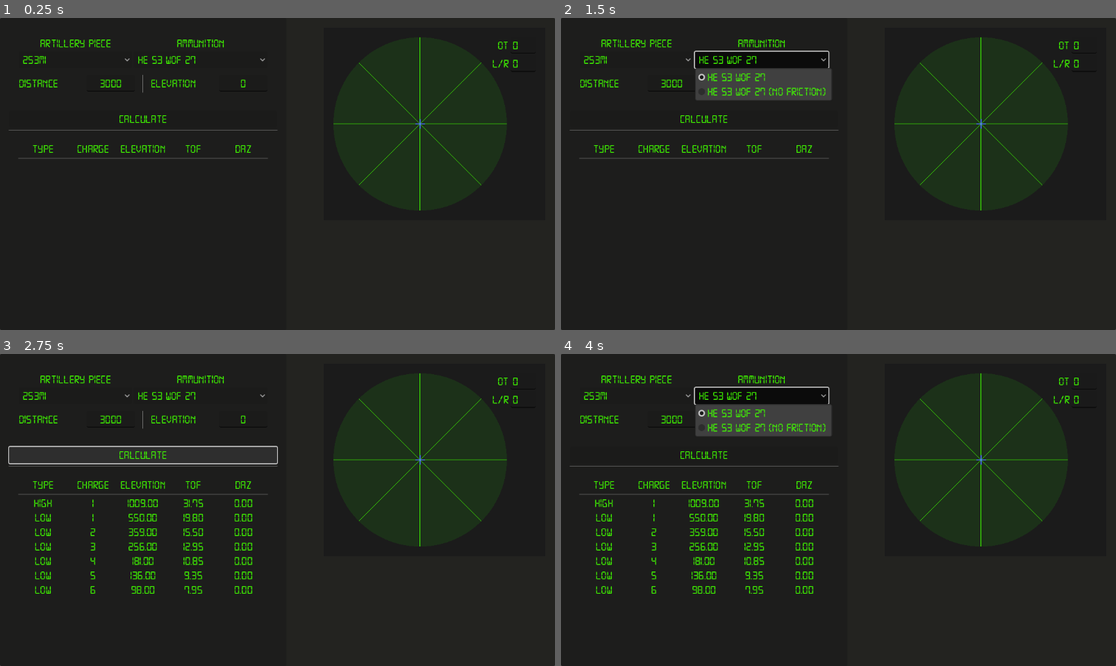
Above: before the commit, frames 1-4 (two rows, left to right).
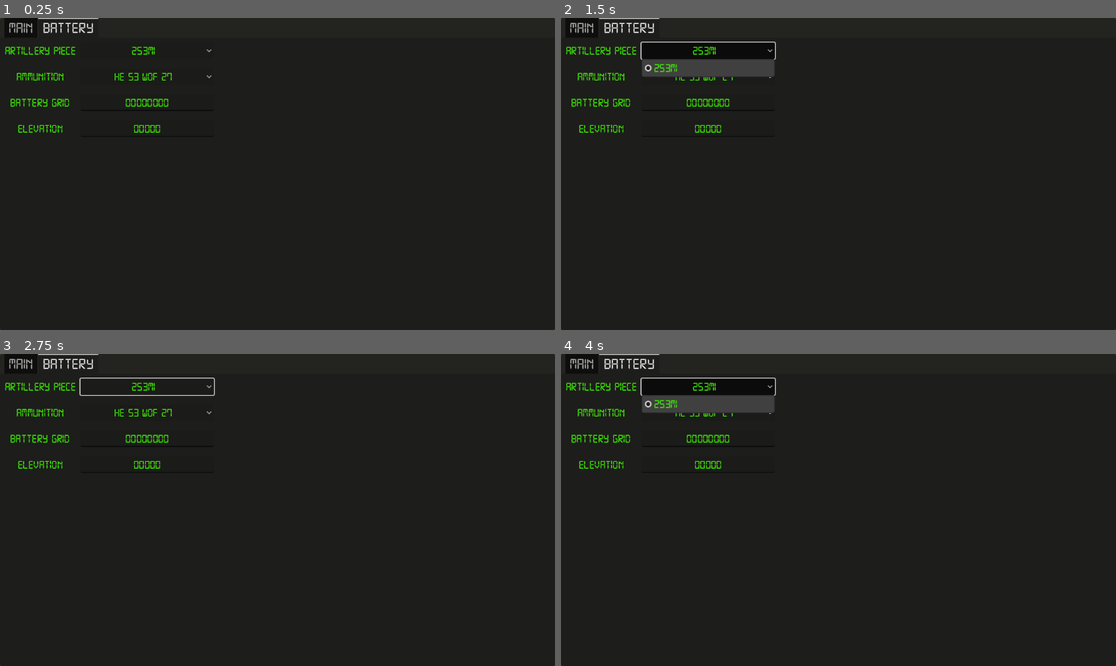
Above: after the commit, the same moments.

Repository: cparadis777/ArmaArtilleryPlanner
Game: Godot game, scene res://UI/main_ui.tscn
Same seed, same stepped clock (60 frames per second), same inputs: the game is played once before the commit and once after it.
Inputs (mouse positions are in pixels of both pictures, inside the frame that each line leads up to):
- Up to frame 1 (0.25 s): no input
- Up to frame 2 (1.5 s): click "2S3M1" at 0.5 s; click "HE 53 WOF 27" at 1.25 s
- Up to frame 3 (2.75 s): click (144, 453) at 2 s, where only the run before the commit has a clickable "Calculate"
- Up to frame 4 (4 s): click "2S3M1" at 2.75 s; click "HE 53 WOF 27" at 3.5 s

The runs differ from the first frame. In frame 1, 3.1% of the frame differs, in the area x 0-94%, y 0-62%; in frame 2, 6.1%; in frame 3, 5.3%; in frame 4, 7.6%, in the area x 0-94%, y 0-77%.

Commit message:
Big Rework of the UI to add tabs

Diff:
--- a/Resources/MainTheme.tres
+++ b/Resources/MainTheme.tres
@@ -180,6 +180,7 @@
 Button/colors/font_pressed_color = Color(0.254902, 1, 0, 1)
 Button/colors/icon_focus_color = Color(0.254902, 1, 0, 1)
 Button/font_sizes/font_size = 24
+HBoxContainer/constants/separation = 10
 Label/colors/font_color = Color(0.254902, 1, 0, 1)
 Label/font_sizes/font_size = 24
 Label/fonts/font = ExtResource("1_8axgl")
--- a/UI/main_ui.gd
+++ b/UI/main_ui.gd
@@ -1,11 +1,11 @@
 extends Control
 
 
-@export var pieces:Array[ArtilleryPiece]
+@export var pieces: Array[ArtilleryPiece]
 
 
-var active_piece:ArtilleryPiece : set = set_active_piece
-var active_shell:ArtilleryShell
+var active_piece: ArtilleryPiece: set = set_active_piece
+var active_shell: ArtilleryShell
 
 func _ready() -> void:
 	%PieceSelect.clear()
@@ -15,13 +15,13 @@
 	self.active_piece = self.pieces[0]
 	Arty.simulate_shot(
 		self.active_shell.base_velocity * self.active_piece.charges[3],
-			PI/4,
+			PI / 4,
 			int(%Elevation.text),
 			self.active_shell.air_friction
 	)
 
 
-func set_active_piece(piece:ArtilleryPiece) -> void:
+func set_active_piece(piece: ArtilleryPiece) -> void:
 	active_piece = piece
 	%AmmoSelect.clear()
 	for shell in piece.shells:
@@ -30,10 +30,10 @@
 	self.active_shell = piece.shells[0]
 
 
-func _on_piece_select_item_selected(index:int) -> void:
+func _on_piece_select_item_selected(index: int) -> void:
 	self.active_piece = self.pieces[index]
 
-func _on_ammo_select_item_selected(index:int) -> void:
+func _on_ammo_select_item_selected(index: int) -> void:
 	self.active_shell = self.active_piece.shells[index]
 
 func _on_calculate_pressed() -> void:
@@ -44,7 +44,7 @@
 func get_solutions() -> void:
 	var solutions = []
 	var distance = int(%Distance.text) + %Target.current_ot_adjustment #
-	var elevation = int(%Elevation.text)
+	var elevation = int(%Elevation.text) - int(%BATTELEV.text)
 
 	var result = Arty.caculate_lr_shift(distance, %Target.current_lr_adjustment)
 	distance = result[0]
--- a/UI/main_ui.tscn
+++ b/UI/main_ui.tscn
@@ -1,10 +1,11 @@
-[gd_scene load_steps=7 format=3 uid="uid://cd1idgc6v1tt5"]
-
-[ext_resource type="Script" path="res://UI/main_ui.gd" id="1_18al3"]
-[ext_resource type="Script" path="res://Script/resources/artillery_piece.gd" id="2_1mss6"]
+[gd_scene load_steps=8 format=3 uid="uid://cd1idgc6v1tt5"]
+
+[ext_resource type="Script" uid="uid://bbvn28ua630ru" path="res://UI/main_ui.gd" id="1_18al3"]
+[ext_resource type="Script" uid="uid://cmc6iqqnpi0r5" path="res://Script/resources/artillery_piece.gd" id="2_1mss6"]
 [ext_resource type="Resource" uid="uid://c0g70o45nje2c" path="res://Resources/pieces/2S3M1.tres" id="3_3mgtp"]
 [ext_resource type="PackedScene" uid="uid://ka5ai8xh4g83" path="res://UI/SolutionRow.tscn" id="4_3chno"]
-[ext_resource type="Script" path="res://UI/solutions_table.gd" id="4_g6vbv"]
+[ext_resource type="Script" uid="uid://cd6bpada0jmiy" path="res://UI/solutions_table.gd" id="4_g6vbv"]
+[ext_resource type="Theme" uid="uid://dqk16k73qpqe2" path="res://Resources/MainTheme.tres" id="4_pdhop"]
 [ext_resource type="PackedScene" uid="uid://d3qlum2yt1ahk" path="res://UI/Target.tscn" id="6_i5dfn"]
 
 [node name="MainUi" type="Control"]
@@ -29,196 +30,232 @@
 grow_vertical = 2
 metadata/_edit_lock_ = true
 
-[node name="LeftSide" type="Panel" parent="Panel"]
+[node name="TabContainer" type="TabContainer" parent="Panel"]
+layout_mode = 1
+anchors_preset = 15
+anchor_right = 1.0
+anchor_bottom = 1.0
+grow_horizontal = 2
+grow_vertical = 2
+theme = ExtResource("4_pdhop")
+theme_override_font_sizes/font_size = 32
+current_tab = 1
+
+[node name="MAIN" type="MarginContainer" parent="Panel/TabContainer"]
+visible = false
+layout_mode = 2
+metadata/_tab_index = 0
+
+[node name="HBoxContainer" type="HBoxContainer" parent="Panel/TabContainer/MAIN"]
+clip_contents = true
+layout_mode = 2
+alignment = 1
+
+[node name="LeftSide" type="Panel" parent="Panel/TabContainer/MAIN/HBoxContainer"]
 z_index = 2
-custom_minimum_size = Vector2(520, 600)
+layout_mode = 2
+size_flags_horizontal = 3
+
+[node name="MarginContainer" type="MarginContainer" parent="Panel/TabContainer/MAIN/HBoxContainer/LeftSide"]
 layout_mode = 1
-anchors_preset = -1
-anchor_right = 0.516
-anchor_bottom = 1.0
-
-[node name="MarginContainer" type="MarginContainer" parent="Panel/LeftSide"]
-custom_minimum_size = Vector2(520, 450)
-layout_mode = 1
-anchors_preset = 15
-anchor_right = 1.0
-anchor_bottom = 1.0
-grow_horizontal = 2
-grow_vertical = 2
+anchors_preset = 15
+anchor_right = 1.0
+anchor_bottom = 1.0
+grow_horizontal = 2
+grow_vertical = 2
+
+[node name="VBoxContainer2" type="VBoxContainer" parent="Panel/TabContainer/MAIN/HBoxContainer/LeftSide/MarginContainer"]
+layout_mode = 2
+
+[node name="VBoxContainer" type="VBoxContainer" parent="Panel/TabContainer/MAIN/HBoxContainer/LeftSide/MarginContainer/VBoxContainer2"]
+layout_mode = 2
+alignment = 1
+
+[node name="MarginContainer" type="MarginContainer" parent="Panel/TabContainer/MAIN/HBoxContainer/LeftSide/MarginContainer/VBoxContainer2/VBoxContainer"]
+layout_mode = 2
 theme_override_constants/margin_left = 20
 theme_override_constants/margin_top = 20
 theme_override_constants/margin_right = 20
 theme_override_constants/margin_bottom = 20
 
-[node name="VBoxContainer2" type="VBoxContainer" parent="Panel/LeftSide/MarginContainer"]
-layout_mode = 2
-
-[node name="VBoxContainer" type="VBoxContainer" parent="Panel/LeftSide/MarginContainer/VBoxContainer2"]
+[node name="VBoxContainer" type="VBoxContainer" parent="Panel/TabContainer/MAIN/HBoxContainer/LeftSide/MarginContainer/VBoxContainer2/VBoxContainer/MarginContainer"]
+layout_mode = 2
+alignment = 1
+
+[node name="HBoxContainer" type="HBoxContainer" parent="Panel/TabContainer/MAIN/HBoxContainer/LeftSide/MarginContainer/VBoxContainer2/VBoxContainer/MarginContainer/VBoxContainer"]
+custom_minimum_size = Vector2(0, 50)
+layout_mode = 2
+size_flags_vertical = 8
+alignment = 2
+
+[node name="VBoxContainer" type="VBoxContainer" parent="Panel/TabContainer/MAIN/HBoxContainer/LeftSide/MarginContainer/VBoxContainer2/VBoxContainer/MarginContainer/VBoxContainer/HBoxContainer"]
+layout_mode = 2
+size_flags_horizontal = 3
+
+[node name="HBoxContainer" type="HBoxContainer" parent="Panel/TabContainer/MAIN/HBoxContainer/LeftSide/MarginContainer/VBoxContainer2/VBoxContainer/MarginContainer/VBoxContainer/HBoxContainer/VBoxContainer"]
+layout_mode = 2
+alignment = 1
+
+[node name="Label" type="Label" parent="Panel/TabContainer/MAIN/HBoxContainer/LeftSide/MarginContainer/VBoxContainer2/VBoxContainer/MarginContainer/VBoxContainer/HBoxContainer/VBoxContainer/HBoxContainer"]
+layout_mode = 2
+size_flags_horizontal = 3
+text = "Distance"
+
+[node name="Distance" type="LineEdit" parent="Panel/TabContainer/MAIN/HBoxContainer/LeftSide/MarginContainer/VBoxContainer2/VBoxContainer/MarginContainer/VBoxContainer/HBoxContainer/VBoxContainer/HBoxContainer"]
+unique_name_in_owner = true
+custom_minimum_size = Vector2(100, 0)
+layout_mode = 2
+text = "3000"
+alignment = 1
+
+[node name="VSeparator" type="VSeparator" parent="Panel/TabContainer/MAIN/HBoxContainer/LeftSide/MarginContainer/VBoxContainer2/VBoxContainer/MarginContainer/VBoxContainer/HBoxContainer"]
+custom_minimum_size = Vector2(25, 35)
 layout_mode = 2
 size_flags_vertical = 0
 
-[node name="MarginContainer" type="MarginContainer" parent="Panel/LeftSide/MarginContainer/VBoxContainer2/VBoxContainer"]
+[node name="VBoxContainer2" type="VBoxContainer" parent="Panel/TabContainer/MAIN/HBoxContainer/LeftSide/MarginContainer/VBoxContainer2/VBoxContainer/MarginContainer/VBoxContainer/HBoxContainer"]
+layout_mode = 2
+size_flags_horizontal = 3
+
+[node name="HBoxContainer" type="HBoxContainer" parent="Panel/TabContainer/MAIN/HBoxContainer/LeftSide/MarginContainer/VBoxContainer2/VBoxContainer/MarginContainer/VBoxContainer/HBoxContainer/VBoxContainer2"]
+layout_mode = 2
+
+[node name="Label" type="Label" parent="Panel/TabContainer/MAIN/HBoxContainer/LeftSide/MarginContainer/VBoxContainer2/VBoxContainer/MarginContainer/VBoxContainer/HBoxContainer/VBoxContainer2/HBoxContainer"]
+layout_mode = 2
+size_flags_horizontal = 3
+text = "Elevation"
+
+[node name="Elevation" type="LineEdit" parent="Panel/TabContainer/MAIN/HBoxContainer/LeftSide/MarginContainer/VBoxContainer2/VBoxContainer/MarginContainer/VBoxContainer/HBoxContainer/VBoxContainer2/HBoxContainer"]
+unique_name_in_owner = true
+custom_minimum_size = Vector2(100, 0)
+layout_mode = 2
+text = "0"
+alignment = 1
+
+[node name="Button" type="Button" parent="Panel/TabContainer/MAIN/HBoxContainer/LeftSide/MarginContainer/VBoxContainer2/VBoxContainer"]
+layout_mode = 2
+size_flags_vertical = 4
+text = "Calculate"
+
+[node name="HSeparator" type="HSeparator" parent="Panel/TabContainer/MAIN/HBoxContainer/LeftSide/MarginContainer/VBoxContainer2"]
+layout_mode = 2
+
+[node name="MarginContainer" type="MarginContainer" parent="Panel/TabContainer/MAIN/HBoxContainer/LeftSide/MarginContainer/VBoxContainer2"]
 layout_mode = 2
 theme_override_constants/margin_left = 20
 theme_override_constants/margin_top = 20
 theme_override_constants/margin_right = 20
 theme_override_constants/margin_bottom = 20
 
-[node name="VBoxContainer" type="VBoxContainer" parent="Panel/LeftSide/MarginContainer/VBoxContainer2/VBoxContainer/MarginContainer"]
-layout_mode = 2
-alignment = 1
-
-[node name="HBoxContainer2" type="HBoxContainer" parent="Panel/LeftSide/MarginContainer/VBoxContainer2/VBoxContainer/MarginContainer/VBoxContainer"]
-custom_minimum_size = Vector2(0, 75)
-layout_mode = 2
-size_flags_vertical = 0
-
-[node name="VBoxContainer" type="VBoxContainer" parent="Panel/LeftSide/MarginContainer/VBoxContainer2/VBoxContainer/MarginContainer/VBoxContainer/HBoxContainer2"]
-layout_mode = 2
-size_flags_horizontal = 3
-
-[node name="Label" type="Label" parent="Panel/LeftSide/MarginContainer/VBoxContainer2/VBoxContainer/MarginContainer/VBoxContainer/HBoxContainer2/VBoxContainer"]
-layout_mode = 2
-text = "Artillery Piece"
-horizontal_alignment = 1
-
-[node name="PieceSelect" type="OptionButton" parent="Panel/LeftSide/MarginContainer/VBoxContainer2/VBoxContainer/MarginContainer/VBoxContainer/HBoxContainer2/VBoxContainer"]
-unique_name_in_owner = true
-layout_mode = 2
-size_flags_horizontal = 3
-size_flags_vertical = 4
-
-[node name="VBoxContainer2" type="VBoxContainer" parent="Panel/LeftSide/MarginContainer/VBoxContainer2/VBoxContainer/MarginContainer/VBoxContainer/HBoxContainer2"]
-layout_mode = 2
-size_flags_horizontal = 3
-
-[node name="Label" type="Label" parent="Panel/LeftSide/MarginContainer/VBoxContainer2/VBoxContainer/MarginContainer/VBoxContainer/HBoxContainer2/VBoxContainer2"]
-layout_mode = 2
-text = "Ammunition"
-horizontal_alignment = 1
-
-[node name="AmmoSelect" type="OptionButton" parent="Panel/LeftSide/MarginContainer/VBoxContainer2/VBoxContainer/MarginContainer/VBoxContainer/HBoxContainer2/VBoxContainer2"]
-unique_name_in_owner = true
-layout_mode = 2
-size_flags_horizontal = 3
-size_flags_vertical = 4
-
-[node name="HBoxContainer" type="HBoxContainer" parent="Panel/LeftSide/MarginContainer/VBoxContainer2/VBoxContainer/MarginContainer/VBoxContainer"]
-custom_minimum_size = Vector2(0, 50)
-layout_mode = 2
-size_flags_vertical = 8
-alignment = 2
-
-[node name="VBoxContainer" type="VBoxContainer" parent="Panel/LeftSide/MarginContainer/VBoxContainer2/VBoxContainer/MarginContainer/VBoxContainer/HBoxContainer"]
-layout_mode = 2
-size_flags_horizontal = 3
-
-[node name="HBoxContainer" type="HBoxContainer" parent="Panel/LeftSide/MarginContainer/VBoxContainer2/VBoxContainer/MarginContainer/VBoxContainer/HBoxContainer/VBoxContainer"]
-layout_mode = 2
-alignment = 1
-
-[node name="Label" type="Label" parent="Panel/LeftSide/MarginContainer/VBoxContainer2/VBoxContainer/MarginContainer/VBoxContainer/HBoxContainer/VBoxContainer/HBoxContainer"]
-layout_mode = 2
-size_flags_horizontal = 3
-text = "Distance"
-
-[node name="Distance" type="LineEdit" parent="Panel/LeftSide/MarginContainer/VBoxContainer2/VBoxContainer/MarginContainer/VBoxContainer/HBoxContainer/VBoxContainer/HBoxContainer"]
-unique_name_in_owner = true
-custom_minimum_size = Vector2(100, 0)
-layout_mode = 2
-text = "3000"
-alignment = 1
-
-[node name="VSeparator" type="VSeparator" parent="Panel/LeftSide/MarginContainer/VBoxContainer2/VBoxContainer/MarginContainer/VBoxContainer/HBoxContainer"]
-custom_minimum_size = Vector2(25, 35)
-layout_mode = 2
-size_flags_vertical = 0
-
-[node name="VBoxContainer2" type="VBoxContainer" parent="Panel/LeftSide/MarginContainer/VBoxContainer2/VBoxContainer/MarginContainer/VBoxContainer/HBoxContainer"]
-layout_mode = 2
-size_flags_horizontal = 3
-
-[node name="HBoxContainer" type="HBoxContainer" parent="Panel/LeftSide/MarginContainer/VBoxContainer2/VBoxContainer/MarginContainer/VBoxContainer/HBoxContainer/VBoxContainer2"]
-layout_mode = 2
-
-[node name="Label" type="Label" parent="Panel/LeftSide/MarginContainer/VBoxContainer2/VBoxContainer/MarginContainer/VBoxContainer/HBoxContainer/VBoxContainer2/HBoxContainer"]
-layout_mode = 2
-size_flags_horizontal = 3
+[node name="VBoxContainer2" type="VBoxContainer" parent="Panel/TabContainer/MAIN/HBoxContainer/LeftSide/MarginContainer/VBoxContainer2/MarginContainer"]
+layout_mode = 2
+size_flags_vertical = 3
+
+[node name="SolutionRow" parent="Panel/TabContainer/MAIN/HBoxContainer/LeftSide/MarginContainer/VBoxContainer2/MarginContainer/VBoxContainer2" instance=ExtResource("4_3chno")]
+layout_mode = 2
+
+[node name="Type" parent="Panel/TabContainer/MAIN/HBoxContainer/LeftSide/MarginContainer/VBoxContainer2/MarginContainer/VBoxContainer2/SolutionRow" index="0"]
+text = "Type"
+
+[node name="Charge" parent="Panel/TabContainer/MAIN/HBoxContainer/LeftSide/MarginContainer/VBoxContainer2/MarginContainer/VBoxContainer2/SolutionRow" index="1"]
+text = "Charge"
+
+[node name="Elevation" parent="Panel/TabContainer/MAIN/HBoxContainer/LeftSide/MarginContainer/VBoxContainer2/MarginContainer/VBoxContainer2/SolutionRow" index="2"]
 text = "Elevation"
 
-[node name="Elevation" type="LineEdit" parent="Panel/LeftSide/MarginContainer/VBoxContainer2/VBoxContainer/MarginContainer/VBoxContainer/HBoxContainer/VBoxContainer2/HBoxContainer"]
-unique_name_in_owner = true
-custom_minimum_size = Vector2(100, 0)
-layout_mode = 2
-text = "0"
-alignment = 1
-
-[node name="Button" type="Button" parent="Panel/LeftSide/MarginContainer/VBoxContainer2/VBoxContainer"]
-layout_mode = 2
-text = "Calculate"
-
-[node name="HSeparator" type="HSeparator" parent="Panel/LeftSide/MarginContainer/VBoxContainer2"]
-layout_mode = 2
-
-[node name="MarginContainer" type="MarginContainer" parent="Panel/LeftSide/MarginContainer/VBoxContainer2"]
-layout_mode = 2
-size_flags_vertical = 2
-theme_override_constants/margin_left = 20
-theme_override_constants/margin_top = 20
-theme_override_constants/margin_right = 20
-theme_override_constants/margin_bottom = 20
-
-[node name="VBoxContainer2" type="VBoxContainer" parent="Panel/LeftSide/MarginContainer/VBoxContainer2/MarginContainer"]
-layout_mode = 2
-size_flags_vertical = 3
-
-[node name="SolutionRow" parent="Panel/LeftSide/MarginContainer/VBoxContainer2/MarginContainer/VBoxContainer2" instance=ExtResource("4_3chno")]
-layout_mode = 2
-
-[node name="Type" parent="Panel/LeftSide/MarginContainer/VBoxContainer2/MarginContainer/VBoxContainer2/SolutionRow" index="0"]
-text = "Type"
-
-[node name="Charge" parent="Panel/LeftSide/MarginContainer/VBoxContainer2/MarginContainer/VBoxContainer2/SolutionRow" index="1"]
-text = "Charge"
-
-[node name="Elevation" parent="Panel/LeftSide/MarginContainer/VBoxContainer2/MarginContainer/VBoxContainer2/SolutionRow" index="2"]
-text = "Elevation"
-
-[node name="ToF" parent="Panel/LeftSide/MarginContainer/VBoxContainer2/MarginContainer/VBoxContainer2/SolutionRow" index="3"]
+[node name="ToF" parent="Panel/TabContainer/MAIN/HBoxContainer/LeftSide/MarginContainer/VBoxContainer2/MarginContainer/VBoxContainer2/SolutionRow" index="3"]
 text = "ToF"
 
-[node name="dAz" parent="Panel/LeftSide/MarginContainer/VBoxContainer2/MarginContainer/VBoxContainer2/SolutionRow" index="4"]
+[node name="dAz" parent="Panel/TabContainer/MAIN/HBoxContainer/LeftSide/MarginContainer/VBoxContainer2/MarginContainer/VBoxContainer2/SolutionRow" index="4"]
 text = "dAZ"
 
-[node name="HSeparator" type="HSeparator" parent="Panel/LeftSide/MarginContainer/VBoxContainer2/MarginContainer/VBoxContainer2"]
-layout_mode = 2
-
-[node name="SolutionsTable" type="VBoxContainer" parent="Panel/LeftSide/MarginContainer/VBoxContainer2/MarginContainer/VBoxContainer2"]
+[node name="HSeparator" type="HSeparator" parent="Panel/TabContainer/MAIN/HBoxContainer/LeftSide/MarginContainer/VBoxContainer2/MarginContainer/VBoxContainer2"]
+layout_mode = 2
+
+[node name="SolutionsTable" type="VBoxContainer" parent="Panel/TabContainer/MAIN/HBoxContainer/LeftSide/MarginContainer/VBoxContainer2/MarginContainer/VBoxContainer2"]
 unique_name_in_owner = true
 layout_mode = 2
 size_flags_vertical = 3
 script = ExtResource("4_g6vbv")
 
-[node name="MarginContainer" type="MarginContainer" parent="Panel"]
-layout_mode = 1
-anchors_preset = 1
-anchor_left = 1.0
-anchor_right = 1.0
-offset_left = -480.0
-offset_bottom = 420.0
-grow_horizontal = 0
-theme_override_constants/margin_top = 20
-theme_override_constants/margin_right = 20
-
-[node name="Target" parent="Panel/MarginContainer" instance=ExtResource("6_i5dfn")]
-unique_name_in_owner = true
-layout_mode = 2
-size_flags_horizontal = 4
+[node name="Target" parent="Panel/TabContainer/MAIN/HBoxContainer" instance=ExtResource("6_i5dfn")]
+unique_name_in_owner = true
+layout_mode = 2
+size_flags_horizontal = 6
 size_flags_vertical = 4
 metadata/_edit_lock_ = true
 
-[connection signal="item_selected" from="Panel/LeftSide/MarginContainer/VBoxContainer2/VBoxContainer/MarginContainer/VBoxContainer/HBoxContainer2/VBoxContainer/PieceSelect" to="." method="_on_piece_select_item_selected"]
-[connection signal="item_selected" from="Panel/LeftSide/MarginContainer/VBoxContainer2/VBoxContainer/MarginContainer/VBoxContainer/HBoxContainer2/VBoxContainer2/AmmoSelect" to="." method="_on_ammo_select_item_selected"]
-[connection signal="pressed" from="Panel/LeftSide/MarginContainer/VBoxContainer2/VBoxContainer/Button" to="." method="_on_calculate_pressed"]
-
-[editable path="Panel/LeftSide/MarginContainer/VBoxContainer2/MarginContainer/VBoxContainer2/SolutionRow"]
+[node name="BATTERY" type="MarginContainer" parent="Panel/TabContainer"]
+layout_mode = 2
+theme_override_constants/margin_left = 10
+theme_override_constants/margin_top = 10
+theme_override_constants/margin_right = 10
+theme_override_constants/margin_bottom = 10
+metadata/_tab_index = 1
+
+[node name="HBoxContainer" type="HBoxContainer" parent="Panel/TabContainer/BATTERY"]
+layout_mode = 2
+
+[node name="GridContainer" type="GridContainer" parent="Panel/TabContainer/BATTERY/HBoxContainer"]
+layout_mode = 2
+theme_override_constants/h_separation = 10
+theme_override_constants/v_separation = 20
+columns = 2
+
+[node name="Label" type="Label" parent="Panel/TabContainer/BATTERY/HBoxContainer/GridContainer"]
+layout_mode = 2
+text = "Artillery Piece"
+horizontal_alignment = 1
+
+[node name="PieceSelect" type="OptionButton" parent="Panel/TabContainer/BATTERY/HBoxContainer/GridContainer"]
+unique_name_in_owner = true
+layout_mode = 2
+size_flags_horizontal = 3
+size_flags_vertical = 4
+alignment = 1
+
+[node name="Label2" type="Label" parent="Panel/TabContainer/BATTERY/HBoxContainer/GridContainer"]
+layout_mode = 2
+text = "Ammunition"
+horizontal_alignment = 1
+
+[node name="AmmoSelect" type="OptionButton" parent="Panel/TabContainer/BATTERY/HBoxContainer/GridContainer"]
+unique_name_in_owner = true
+layout_mode = 2
+size_flags_horizontal = 3
+size_flags_vertical = 4
+alignment = 1
+
+[node name="Label3" type="Label" parent="Panel/TabContainer/BATTERY/HBoxContainer/GridContainer"]
+layout_mode = 2
+text = "BATTERY GRID"
+horizontal_alignment = 1
+
+[node name="BATTGRID" type="LineEdit" parent="Panel/TabContainer/BATTERY/HBoxContainer/GridContainer"]
+unique_name_in_owner = true
+custom_minimum_size = Vector2(150, 0)
+layout_mode = 2
+placeholder_text = "00000000"
+alignment = 1
+max_length = 8
+emoji_menu_enabled = false
+
+[node name="Label4" type="Label" parent="Panel/TabContainer/BATTERY/HBoxContainer/GridContainer"]
+layout_mode = 2
+text = "Elevation"
+horizontal_alignment = 1
+
+[node name="BATTELEV" type="LineEdit" parent="Panel/TabContainer/BATTERY/HBoxContainer/GridContainer"]
+unique_name_in_owner = true
+custom_minimum_size = Vector2(150, 0)
+layout_mode = 2
+placeholder_text = "00000"
+alignment = 1
+max_length = 5
+emoji_menu_enabled = false
+
+[connection signal="pressed" from="Panel/TabContainer/MAIN/HBoxContainer/LeftSide/MarginContainer/VBoxContainer2/VBoxContainer/Button" to="." method="_on_calculate_pressed"]
+[connection signal="item_selected" from="Panel/TabContainer/BATTERY/HBoxContainer/GridContainer/PieceSelect" to="." method="_on_piece_select_item_selected"]
+[connection signal="item_selected" from="Panel/TabContainer/BATTERY/HBoxContainer/GridContainer/AmmoSelect" to="." method="_on_ammo_select_item_selected"]
+
+[editable path="Panel/TabContainer/MAIN/HBoxContainer/LeftSide/MarginContainer/VBoxContainer2/MarginContainer/VBoxContainer2/SolutionRow"]
--- a/project.godot
+++ b/project.godot
@@ -12,7 +12,7 @@
 
 config/name="ArmaArtilleryPlanner"
 run/main_scene="res://UI/main_ui.tscn"
-config/features=PackedStringArray("4.3", "Forward Plus")
+config/features=PackedStringArray("4.4", "Forward Plus")
 config/icon="res://icon.svg"
 
 [autoload]
Not shown: 1 places in Helper.tscn that only renumber resources
Not shown: 4 places in Resources/MainTheme.tres that only renumber resources
Not shown, changed: Resources/fonts/digital-7 (italic).ttf.import
Not shown, changed: Resources/fonts/digital-7 (mono italic).ttf.import
Not shown, changed: Resources/fonts/digital-7 (mono).ttf.import
Not shown, changed: Resources/fonts/digital-7.ttf.import
Not shown: 1 places in Resources/pieces/2S3M1.tres that only renumber resources
Not shown: 1 places in Resources/shells/HE_53_WOF_27.tres that only renumber resources
Not shown: 1 places in Resources/shells/HE_53_WOF_57(nofriction).tres that only renumber resources
Not shown, added: Script/artillery_calculator.gd.uid
Not shown, added: Script/helper.gd.uid
Not shown, added: Script/lambertw.gd.uid
(and 15 more such lines)
